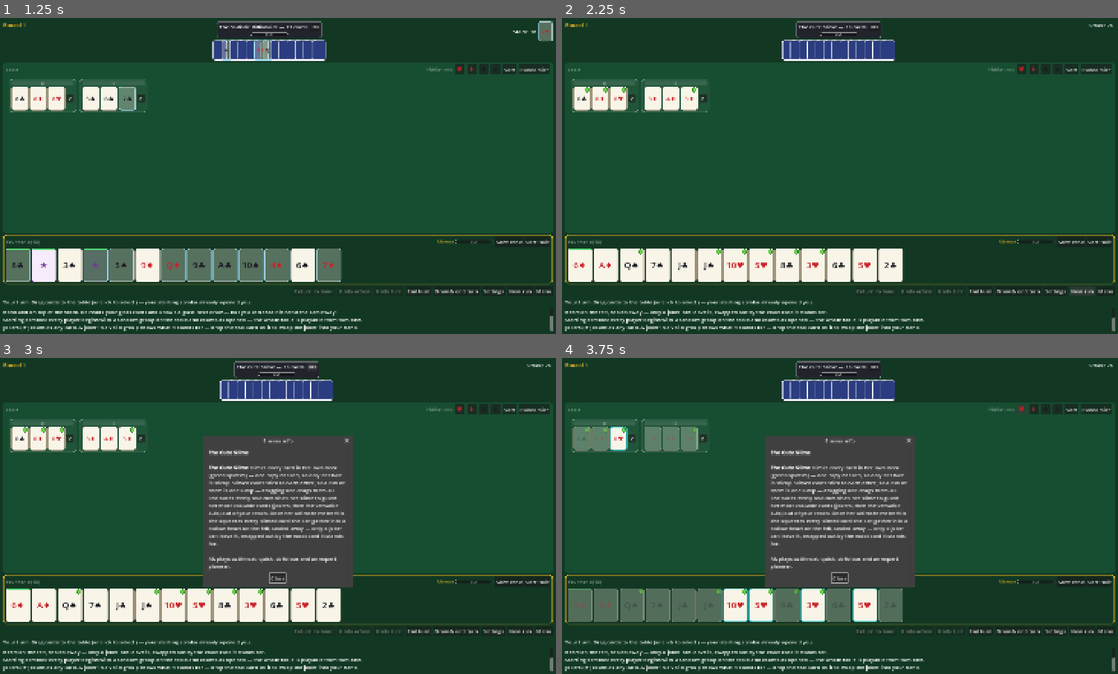
Above: before the commit, frames 1-4 (two rows, left to right).
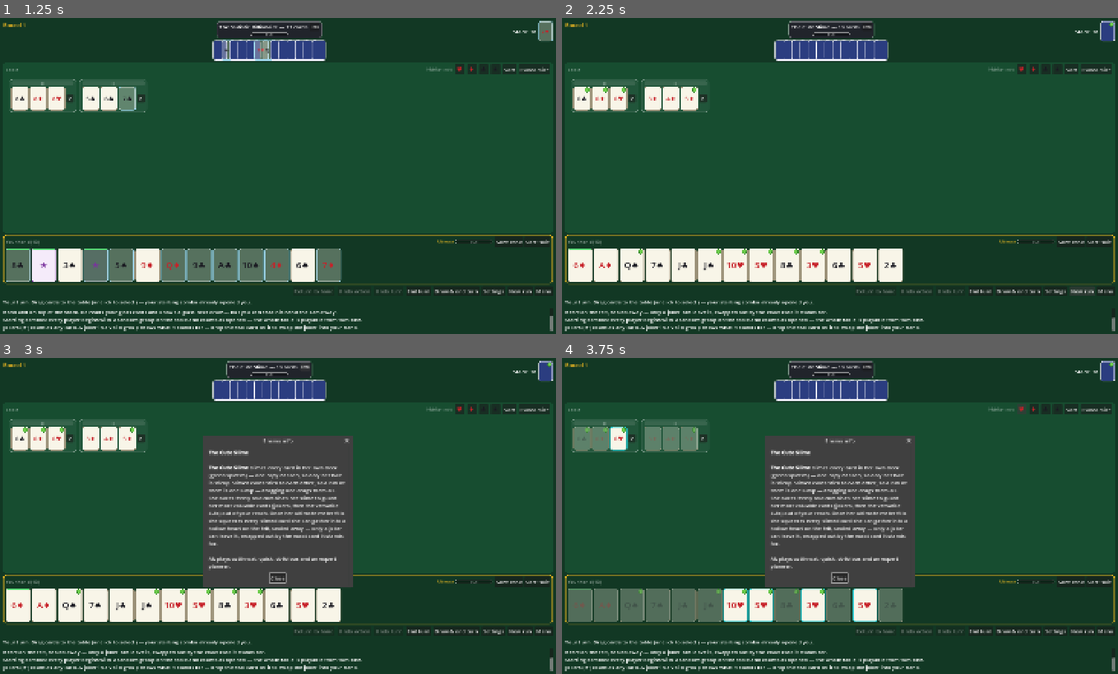
Above: after the commit, the same moments.

Repository: batsling/Machiavelli-Roguelike
Game: Godot game, scene res://scenes/main.tscn
Same seed, same stepped clock (60 frames per second), same inputs: the game is played once before the commit and once after it.
Inputs:
- Up to frame 1 (1.25 s): click "Roguelike run" at 0.5 s
- Up to frame 2 (2.25 s): click "New run" at 1.25 s; click "New run" at 2 s
- Up to frame 3 (3 s): click "Info" at 2.75 s
- Up to frame 4 (3.75 s): click "♥" at 3.5 s

Frame 1 is identical in both runs. In frame 2, 0.9% of the frame differs, in the area x 38-100%, y 0-14%; in frame 3, 0.9%; in frame 4, 0.9%.

Commit message:
Show slimed status on card backs, in the reveal, and on the stock top
Slime is now a back-readable status like glass: a slimed card wears its
green splotch even face-down, so the player can read it wherever a card
sits back-out.

- Opponent seats paint the splotch on a slimed card's back.
- A slimed card now unlocks the enlarged hand reveal on its own (not
  just glass), and the reveal shows the splotch on its enlarged backs;
  the reveal title names both the glass and slimed counts.
- The top of the stock, already shown face-up when glass, now shows a
  splotched back when the next draw is slimed — public that it is stuck,
  though not what it is.

make_card_back takes the card and stamps the blob when it is sticky, so
every back path stays consistent. Extends opponent_view_check.gd with the
slime gate, the splotched seat/reveal backs, and the slimed stock top.

Co-Authored-By: Claude Opus 4.8 <noreply@anthropic.com>
Claude-Session: https://claude.ai/code/session_014VJUDDgFDBwjykHGUuBn1e

Diff:
--- a/scripts/engine/deck.gd
+++ b/scripts/engine/deck.gd
@@ -68,8 +68,9 @@
 	return null
 
 ## The card the next draw() will return (the top of the stock), or null when
-## the stock is empty. Callers must only act on it when the card is glass —
-## a glass top is public information, anything else is still face down.
+## the stock is empty. Its face is public only when the card is glass; a slimed
+## top reveals only its slimed status (a splotch on the back), and anything else
+## is still face down. Callers must respect which of these applies.
 func peek() -> Card:
 	if cards.is_empty():
 		return null
--- a/scripts/ui/card_renderer.gd
+++ b/scripts/ui/card_renderer.gd
@@ -42,7 +42,11 @@
 	out.border_color = Color(1, 1, 1, 0.6)
 	return out
 
-static func make_card_back(back_size: Vector2) -> Panel:
+## A plain face-down card back. A slimed card shows its green splotch even from
+## the back (pass the card): the slime is a status the player can read off an
+## opponent's hand and the top of the stock, just as glass is — it never reveals
+## the card's face, only that it is stuck. `card` may be null for a generic back.
+static func make_card_back(back_size: Vector2, card: Card = null) -> Panel:
 	var back := Panel.new()
 	back.custom_minimum_size = back_size
 	var sb := StyleBoxFlat.new()
@@ -51,6 +55,8 @@
 	sb.set_border_width_all(2)
 	sb.set_corner_radius_all(6)
 	back.add_theme_stylebox_override("panel", sb)
+	if card != null and card.is_sticky():
+		add_slime_blob(back)
 	return back
 
 ## A small face-up rendering of a glass card in a card-back footprint: the
--- a/scripts/ui/main_ui.gd
+++ b/scripts/ui/main_ui.gd
@@ -29,10 +29,11 @@
 ## the backs of their cards. The first enemy sits directly opposite you at the
 ## top, the second on the left, and a fourth player (when one exists) sits on
 ## the right — at most 4 seats in total. Backs overlap more as a hand grows so
-## every seat always fits on screen. When an opponent holds a card whose status
-## is visible through its back — a glass card, so the whole Sadistic Billionaire —
-## hovering their crowded seat pops an enlarged reveal of that hand (glass cards
-## face-up, the rest plain backs), so his see-through hand is easy to read.
+## every seat always fits on screen. A card whose status shows through its back —
+## a glass card (see-through, shown face-up) or a slimed one (its green splotch
+## on the back) — is readable right in the seat and on top of the stock; when an
+## opponent holds any, hovering their crowded seat pops an enlarged reveal of
+## that hand, so those statuses are easy to read at a bigger size.
 ##
 ## How to play: on your turn, drag cards — from your hand AND from any group
 ## on the table (rearranging the table is the heart of the game). Drop them
@@ -690,17 +691,26 @@
 	var p := gm.players[player_index]
 	_clear_children(opponent_hand_body)
 	var glass := 0
+	var slimed := 0
 	for c in p.hand:
 		var node: Control
 		if c.is_glass():
 			node = CardRenderer.make_glass_face(c, UITheme.CARD_SIZE)
 			glass += 1
 		else:
-			node = CardRenderer.make_card_back(UITheme.CARD_SIZE)
+			node = CardRenderer.make_card_back(UITheme.CARD_SIZE, c)
+		if c.is_sticky():
+			slimed += 1
 		node.mouse_filter = Control.MOUSE_FILTER_IGNORE
 		opponent_hand_body.add_child(node)
-	opponent_hand_title.text = "%s's hand (%d) — %d glass card%s shown face-up" \
-		% [p.display_name, p.hand.size(), glass, "" if glass == 1 else "s"]
+	# Name what is readable through the backs (a card can be both glass and slimed).
+	var notes := PackedStringArray()
+	if glass > 0:
+		notes.append("%d glass shown face-up" % glass)
+	if slimed > 0:
+		notes.append("%d slimed" % slimed)
+	var suffix := "" if notes.is_empty() else " — " + ", ".join(notes)
+	opponent_hand_title.text = "%s's hand (%d)%s" % [p.display_name, p.hand.size(), suffix]
 	opponent_hand_overlay.move_to_front()
 	opponent_hand_overlay.visible = true
 
@@ -862,12 +872,13 @@
 	return false
 
 ## True when an opponent's hand holds at least one card whose status is visible
-## through its back — today that means a glass card (the Sadistic Billionaire's
-## whole deck). Gates the enlarged hand reveal so a plain opponent (nothing to
-## see) never sprouts the hover screen.
+## through its back — a glass card (the Sadistic Billionaire's whole deck) or a
+## slimed one (the Cute Slime's splotch shows from the back too). Gates the
+## enlarged hand reveal so a plain opponent (nothing to see) never sprouts the
+## hover screen.
 func _hand_has_visible_card(hand: Array[Card]) -> bool:
 	for c in hand:
-		if c.is_glass():
+		if c.is_glass() or c.is_sticky():
 			return true
 	return false
 
--- a/scripts/ui/table_view.gd
+++ b/scripts/ui/table_view.gd
@@ -44,17 +44,24 @@
 	_ui.round_label.text = "Round %d" % gm.round_number
 	_refresh_stock_top()
 
-## Show the top card of the stock beside the count when it is glass: the next
-## draw is public knowledge, for the player exactly as for the AI.
+## Show the top card of the stock beside the count when its status is public: a
+## glass top shows its face (everyone sees the next draw), and a slimed top shows
+## a back with the splotch (everyone sees the next draw is stuck, but not what it
+## is). A plain top stays hidden.
 func _refresh_stock_top() -> void:
 	_ui._clear_children(_ui.stock_top_slot)
 	var top := _ui.gm.deck.peek()
-	if top == null or not top.is_glass():
+	if top == null:
 		return
-	var face := CardRenderer.make_glass_face(top, UITheme.BACK_SIZE_TOP)
-	face.tooltip_text = "Top of the stock is glass — everyone can see " \
-		+ "the next card drawn."
-	_ui.stock_top_slot.add_child(face)
+	if top.is_glass():
+		var face := CardRenderer.make_glass_face(top, UITheme.BACK_SIZE_TOP)
+		face.tooltip_text = "Top of the stock is glass — everyone can see " \
+			+ "the next card drawn."
+		_ui.stock_top_slot.add_child(face)
+	elif top.is_sticky():
+		var back := CardRenderer.make_card_back(UITheme.BACK_SIZE_TOP, top)
+		back.tooltip_text = "Top of the stock is slimed — the next card drawn is stuck."
+		_ui.stock_top_slot.add_child(back)
 
 func _make_player_chip(p: PlayerState, player_index: int) -> PanelContainer:
 	var gm := _ui.gm
@@ -96,11 +103,12 @@
 
 ## A row (top seat) or column (side seats) of an opponent's cards, seen from
 ## the back. Glass cards are see-through, so they show their face right in the
-## row; everything else is a plain card back. The overlap tightens as the hand
-## grows so the seat never exceeds a fixed footprint. When the opponent holds a
-## visibly-statused card (a glass card, the Sadistic Billionaire's whole deck),
-## hovering the row pops an enlarged reveal of the same cards, so the player can
-## read them at a bigger size than the crowded seat allows.
+## row; a slimed card shows its green splotch on the back; everything else is a
+## plain card back. The overlap tightens as the hand grows so the seat never
+## exceeds a fixed footprint. When the opponent holds a visibly-statused card (a
+## glass card or a slimed one), hovering the row pops an enlarged reveal of the
+## same cards, so the player can read them at a bigger size than the crowded seat
+## allows.
 func _make_card_backs(p: PlayerState, player_index: int, horizontal: bool) -> BoxContainer:
 	var hand := p.hand
 	var box: BoxContainer
@@ -131,7 +139,7 @@
 			# Registered so enemy-move animations start from the visible card.
 			_ui.card_nodes[c] = face
 		else:
-			var back := CardRenderer.make_card_back(back_size)
+			var back := CardRenderer.make_card_back(back_size, c)
 			if reveal:
 				back.mouse_filter = Control.MOUSE_FILTER_IGNORE
 			box.add_child(back)
--- a/tests/opponent_view_check.gd
+++ b/tests/opponent_view_check.gd
@@ -19,6 +19,11 @@
 	c.effects.append(Card.Effect.CLEAR)
 	return c
 
+func _slimed(rank: int, suit: String) -> Card:
+	var c := _card(rank, suit)
+	c.effects.append(Card.Effect.STICKY)
+	return c
+
 func _meld(cards: Array[Card]) -> CardSet:
 	var m := CardSet.new()
 	m.cards = cards
@@ -30,6 +35,15 @@
 		if child is Panel:
 			var sb: StyleBoxFlat = (child as Panel).get_theme_stylebox("panel")
 			if sb != null and sb.bg_color == UITheme.COL_HINT_EDGE:
+				return true
+	return false
+
+## Does `node` carry a slime splotch (a child Panel filled COL_SLIME)?
+func _has_slime_blob(node: Node) -> bool:
+	for child in node.get_children():
+		if child is Panel:
+			var sb: StyleBoxFlat = (child as Panel).get_theme_stylebox("panel")
+			if sb != null and sb.bg_color == UITheme.COL_SLIME:
 				return true
 	return false
 
@@ -91,6 +105,57 @@
 		printerr("leaving the seat should hide the reveal")
 		ok = false
 
+	# --- 1b. Slime shows from the back too, and unlocks the reveal on its own ----
+	# A slimed card (no glass) still unlocks the reveal — the splotch is readable.
+	var slime_hand: Array[Card] = [_card(3, "clubs"), _slimed(9, "hearts")]
+	if not ui._hand_has_visible_card(slime_hand):
+		printerr("a hand with a slimed card should unlock the reveal")
+		ok = false
+	ui.gm.players[1].hand = slime_hand.duplicate()
+	ui._refresh()
+	await process_frame
+	ui._show_opponent_hand(1)
+	await process_frame
+	# Both cards are plain backs (no glass), but the slimed one carries the blob.
+	var slimed_backs := 0
+	var plain_backs := 0
+	for node in ui.opponent_hand_body.get_children():
+		if _has_slime_blob(node):
+			slimed_backs += 1
+		else:
+			plain_backs += 1
+	if slimed_backs != 1 or plain_backs != 1:
+		printerr("reveal should show 1 slimed back and 1 plain back, got %d / %d"
+			% [slimed_backs, plain_backs])
+		ok = false
+	ui._hide_opponent_hand()
+
+	# The slimed status also shows on the seat's own card backs.
+	var seat_backs: BoxContainer = ui.opponent_backs.get(ui.gm.players[1].player_id)
+	var seat_slimed := 0
+	if seat_backs != null:
+		for node in seat_backs.get_children():
+			if _has_slime_blob(node):
+				seat_slimed += 1
+	if seat_slimed != 1:
+		printerr("the slimed card should show its splotch on the seat back, got %d" % seat_slimed)
+		ok = false
+
+	# --- 1c. A slimed top of the stock shows a back with the splotch -------------
+	ui.gm.deck.cards.append(_slimed(4, "diamonds"))
+	ui._table.refresh_seats()
+	await process_frame
+	if ui.stock_top_slot.get_child_count() != 1 or not _has_slime_blob(ui.stock_top_slot.get_child(0)):
+		printerr("a slimed top of the stock should render a splotched back")
+		ok = false
+	# A plain top shows nothing.
+	ui.gm.deck.cards.append(_card(7, "clubs"))
+	ui._table.refresh_seats()
+	await process_frame
+	if ui.stock_top_slot.get_child_count() != 0:
+		printerr("a plain top of the stock should stay hidden")
+		ok = false
+
 	# --- 2. The green play marker on immediately-playable hand cards -------------
 	ui.gm.players[0].has_opened = true
 	var run := _meld([_card(5, "hearts"), _card(6, "hearts"), _card(7, "hearts")])
